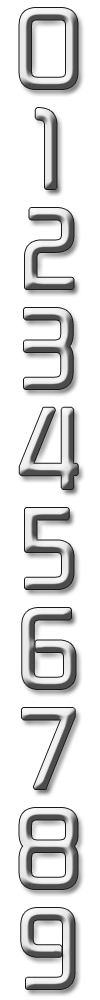
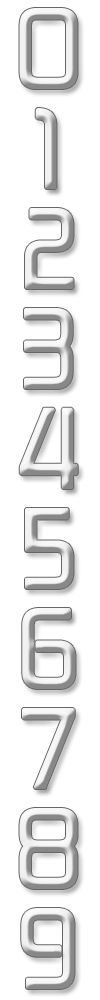
Revision of a layered 100 x 1000 image; what changed, layer by layer:
"9": opacity 90% → 60% over [21, 908, 75, 989]
"8": opacity 90% → 60% over [19, 808, 78, 889]
"7": opacity 90% → 60% over [22, 708, 75, 789]
"6": opacity 90% → 60% over [22, 608, 76, 689]
"5": opacity 90% → 60% over [25, 508, 74, 589]
"4": opacity 90% → 60% over [19, 407, 78, 489]
"3": opacity 90% → 60% over [24, 308, 73, 389]
"2": opacity 90% → 60% over [25, 208, 74, 289]
"1": opacity 90% → 60% over [35, 108, 57, 189]
"0": opacity 90% → 60% over [19, 8, 78, 89]
